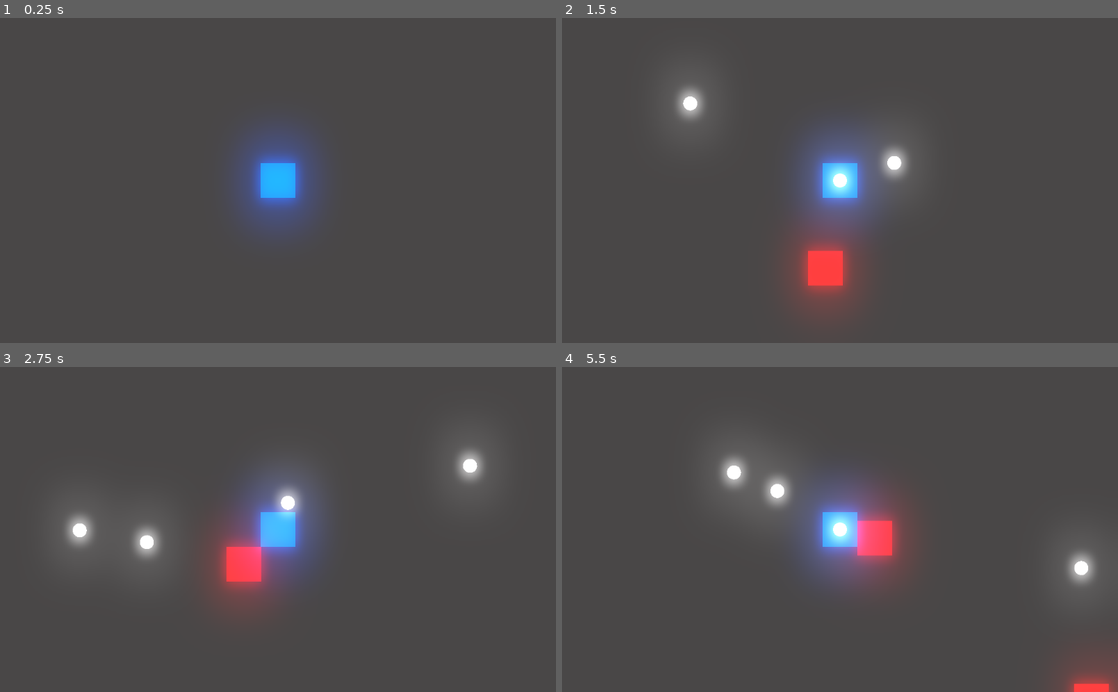
Above: before the commit, frames 1-4 (two rows, left to right).
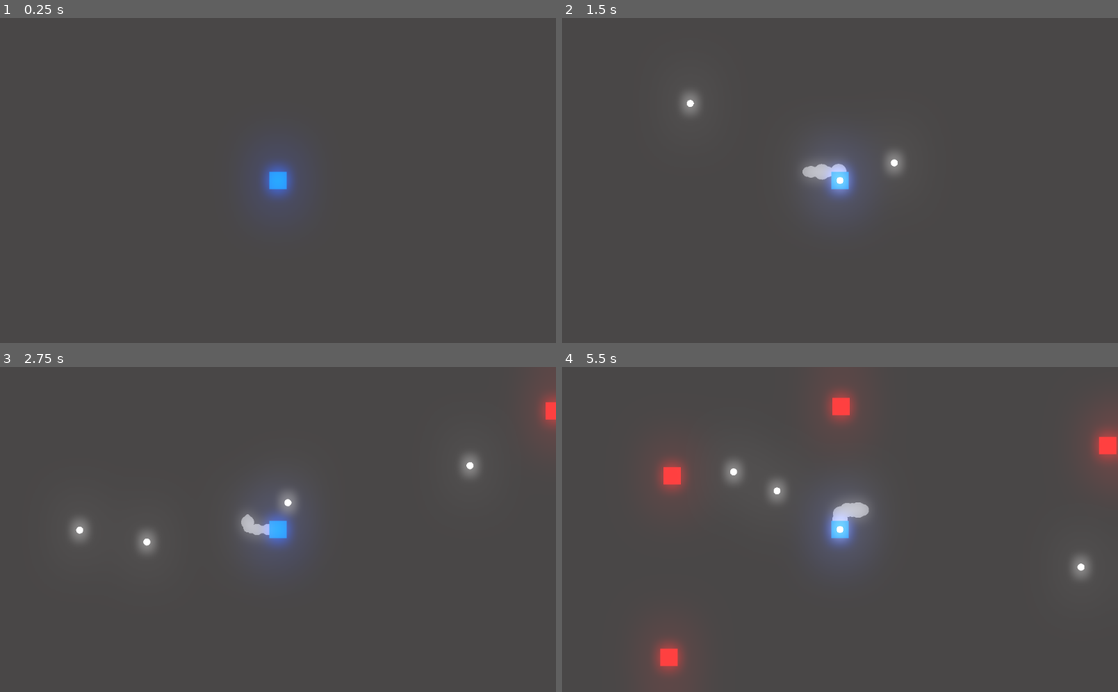
Above: after the commit, the same moments.

Repository: svenfinke/bulletstorm
Game: Godot game, scene res://Scenes/Demo.tscn
The game is run twice, just before and just after one commit, with the same random seed, the same clock (stepped at 60 frames per second) and the same inputs.
Inputs (mouse positions are in pixels of both pictures, inside the frame that each line leads up to):
- Up to frame 1 (0.25 s): no input
- Up to frame 2 (1.5 s): move the mouse to (962, 164) at 0.52 s; hold Right (ui_right) 0.53-1.28 s; move the mouse to (728, 196) at 1.27 s; hold Down (ui_down) from 1.28 s (still down)
- Up to frame 3 (2.75 s): move the mouse to (333, 458) at 2.02 s; release Down (ui_down) at 2.03 s; hold Right (ui_right) from 2.03 s (still down)
- Up to frame 4 (5.5 s): move the mouse to (812, 594) at 2.77 s; release Right (ui_right) at 2.78 s; hold Up (ui_up) 2.78-3.53 s; move the mouse to (1006, 578) at 3.52 s; hold Left (ui_left) 3.53-5.03 s; move the mouse to (673, 480) at 4.27 s; move the mouse to (867, 529) at 5.02 s; hold Down (ui_down) from 5.03 s (still down)

The runs differ from the first frame. In frame 1, 3.0% of the frame differs, in the area x 43-57%, y 35-65%; in frame 2, 7.0%; in frame 3, 7.0%; in frame 4, 9.6%, in the area x 16-100%, y 5-100%.

Commit message:
fix spawning. add dust

Diff:
--- a/Characters/Knight.tscn
+++ b/Characters/Knight.tscn
@@ -1,15 +1,27 @@
-[gd_scene load_steps=5 format=2]
+[gd_scene load_steps=6 format=2]
 
 [ext_resource path="res://Sprites/Square.png" type="Texture" id=1]
 [ext_resource path="res://Scripts/Player.gd" type="Script" id=2]
 [ext_resource path="res://Weapons/Gun.tscn" type="PackedScene" id=3]
+[ext_resource path="res://Sprites/Circle.png" type="Texture" id=4]
 
 [sub_resource type="RectangleShape2D" id=1]
 extents = Vector2( 32, 32 )
 
 [node name="Knight" type="KinematicBody2D"]
+scale = Vector2( 0.5, 0.5 )
 script = ExtResource( 2 )
 Gun = ExtResource( 3 )
+
+[node name="CPUParticles2D" type="CPUParticles2D" parent="."]
+local_coords = false
+texture = ExtResource( 4 )
+gravity = Vector2( 0, 0 )
+angular_velocity = 5.0
+angular_velocity_random = 1.0
+scale_amount = 0.07
+scale_amount_random = 0.2
+color = Color( 0.415686, 0.415686, 0.415686, 1 )
 
 [node name="Sprite" type="Sprite" parent="."]
 modulate = Color( 0.0313726, 0.352941, 0.909804, 1 )
--- a/Enemies/Enemy.tscn
+++ b/Enemies/Enemy.tscn
@@ -7,6 +7,7 @@
 extents = Vector2( 32, 32 )
 
 [node name="KinematicBody2D" type="KinematicBody2D"]
+scale = Vector2( 0.5, 0.5 )
 collision_mask = 3
 script = ExtResource( 2 )
 
--- a/Scenes/Demo.gd
+++ b/Scenes/Demo.gd
@@ -3,18 +3,20 @@
 var Enemy01 = preload("res://Enemies/Enemy.tscn")
 
 func _on_EnemySpawnTimer_timeout():
-	var minPosX = $Knight/MainCamera.global_position.x - 50
-	var maxPosX = $Knight/MainCamera.global_position.x + get_viewport_rect().size.x + 50
-	var minPosY = $Knight/MainCamera.global_position.y - 50
-	var maxPosY = $Knight/MainCamera.global_position.y + + get_viewport_rect().size.y + 50
 
-	var posX = rand_range(minPosX, maxPosX)
-	var posY = rand_range(minPosY, maxPosY)
+	var screenWidth = get_viewport_rect().size.x
+	var screenHeight = get_viewport_rect().size.y
 
-	while(posX in range($Knight/MainCamera.global_position.x, $Knight/MainCamera.global_position.x + get_viewport_rect().size.x)
-		and posY in range($Knight/MainCamera.global_position.y, $Knight/MainCamera.global_position.y + + get_viewport_rect().size.y)
-	):
-		posX = rand_range(minPosX, maxPosX)
-		posY = rand_range(minPosY, maxPosY)
+	var left = $Knight.global_position.x - (screenWidth / 2)
+	var right = $Knight.global_position.x + (screenWidth / 2)
+	var top = $Knight.global_position.y - (screenHeight / 2)
+	var down = $Knight.global_position.y + (screenHeight / 2)
+
+	var posX = rand_range(left - 100, right + 100)
+	var posY = rand_range(top - 100, down + 100)
+
+	while((posX > left and posX < right) and (posY > top and posY < down)):
+		posX = rand_range(left - 100, right + 100)
+		posY = rand_range(top - 100, down + 100)
 
 	Global.instance_node(Enemy01, Vector2(posX, posY), get_parent())
--- a/Weapons/Gun.tscn
+++ b/Weapons/Gun.tscn
@@ -8,6 +8,7 @@
 height = 0.0
 
 [node name="KinematicBody2D" type="KinematicBody2D"]
+scale = Vector2( 0.5, 0.5 )
 collision_layer = 2
 collision_mask = 2
 script = ExtResource( 2 )
